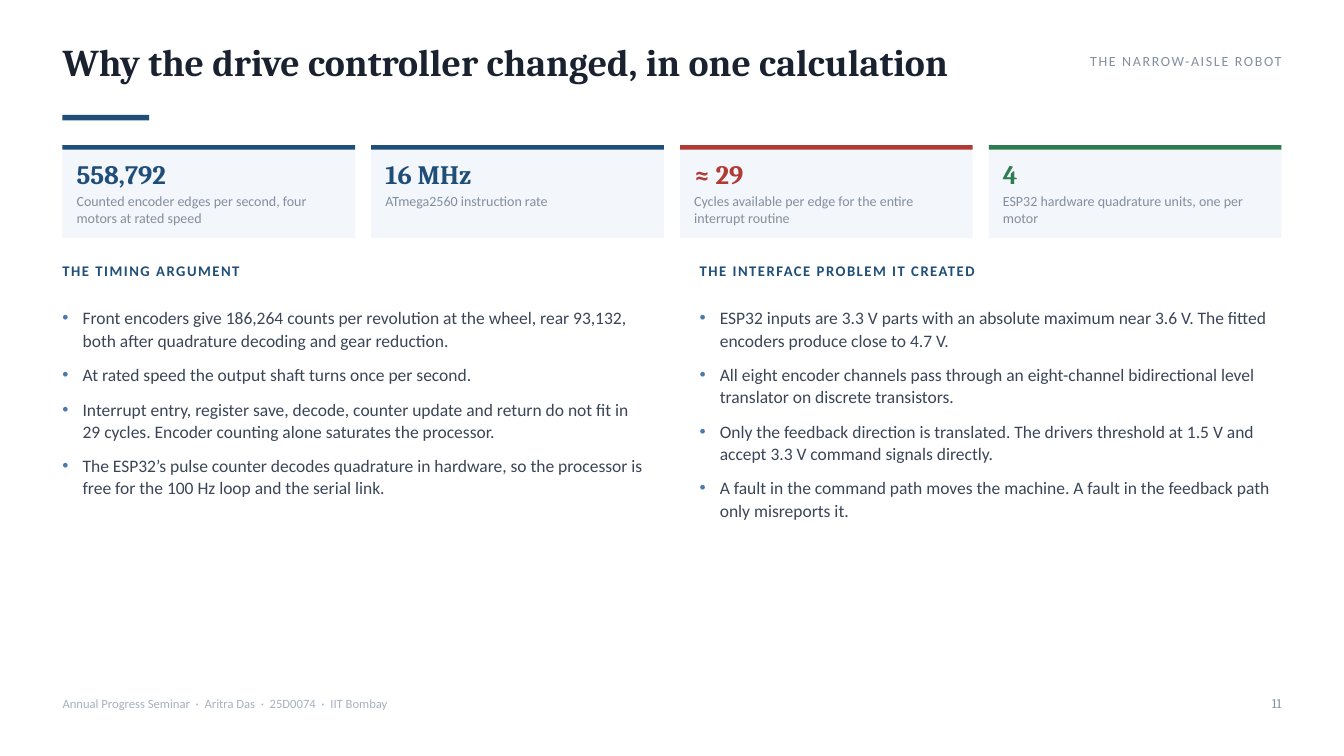
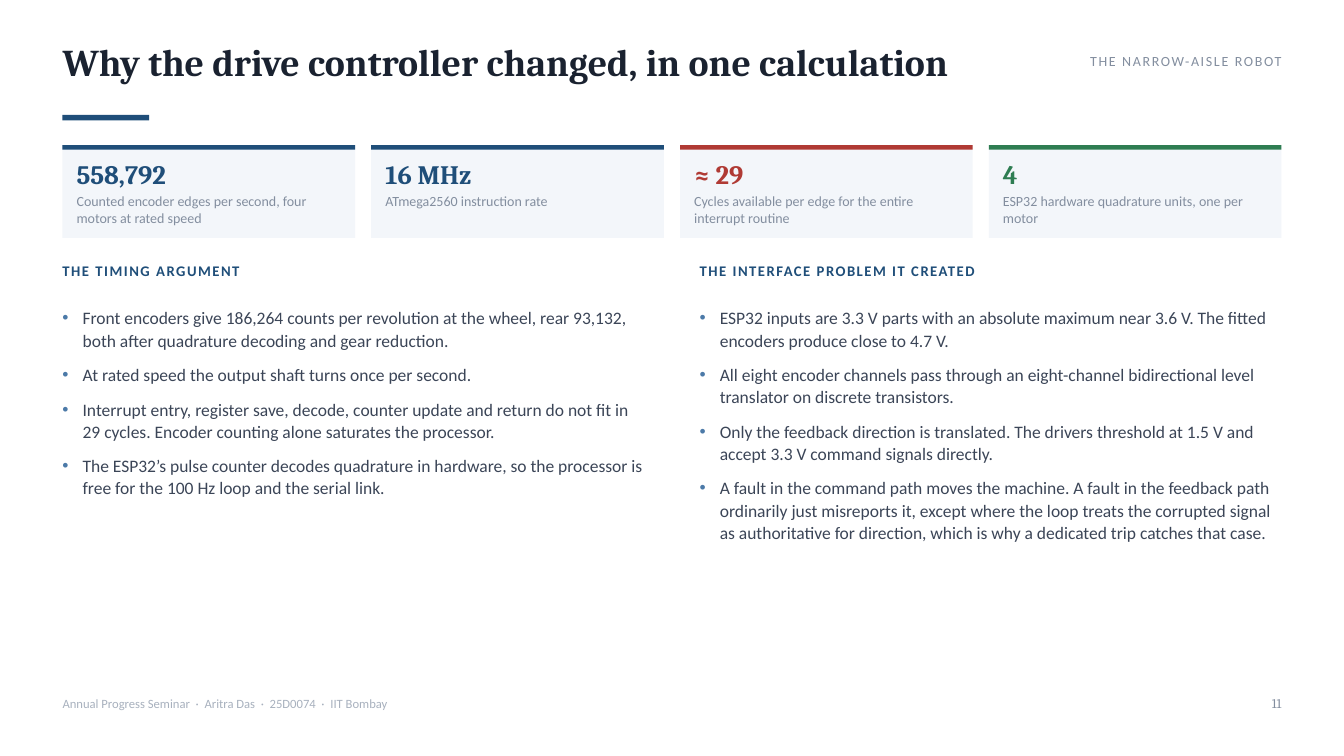
Before and after one commit to AritraD11/NarrowAisleBot, a slide deck: slide 11 of docs/aps_report/seminar_final/NarrowAisleBot_APS_Seminar.pptx. Drawn at 1344x756 pixels with LibreOffice and Linux fonts; fonts in the diff are those of the drawing. Boxes give left, top, right and bottom in pixels: in the first picture for what was removed or moved away, otherwise in the second. Text is boxed around its words. In the diff, an @@ line names an element or a change of style, - is before the commit and + after.

```diff
--- a/docs/aps_report/seminar_final/NarrowAisleBot_APS_Seminar.pptx
+++ b/docs/aps_report/seminar_final/NarrowAisleBot_APS_Seminar.pptx
@@ text at (x1=720, y1=482, x2=1271, y2=542): text changed @@
-• A fault in the command path moves the machine. A fault in the feedback path only misreports it.
+• A fault in the command path moves the machine. A fault in the feedback path ordinarily just misreports it, except where the loop treats the corrupted signal as authoritative for direction, which is why a dedicated trip catches that case.
```
Also in this commit, not shown: 36 other slides changed, 2 slides added, 10 slides removed, 3 other files.
